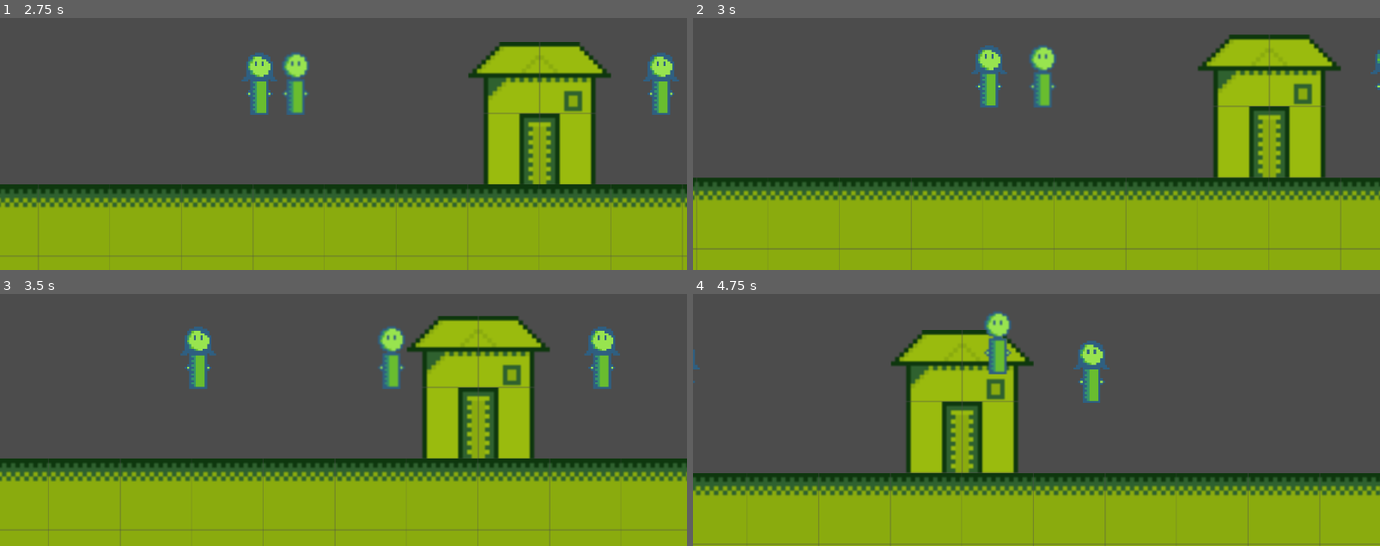
Above: before the commit, frames 1-4 (two rows, left to right).
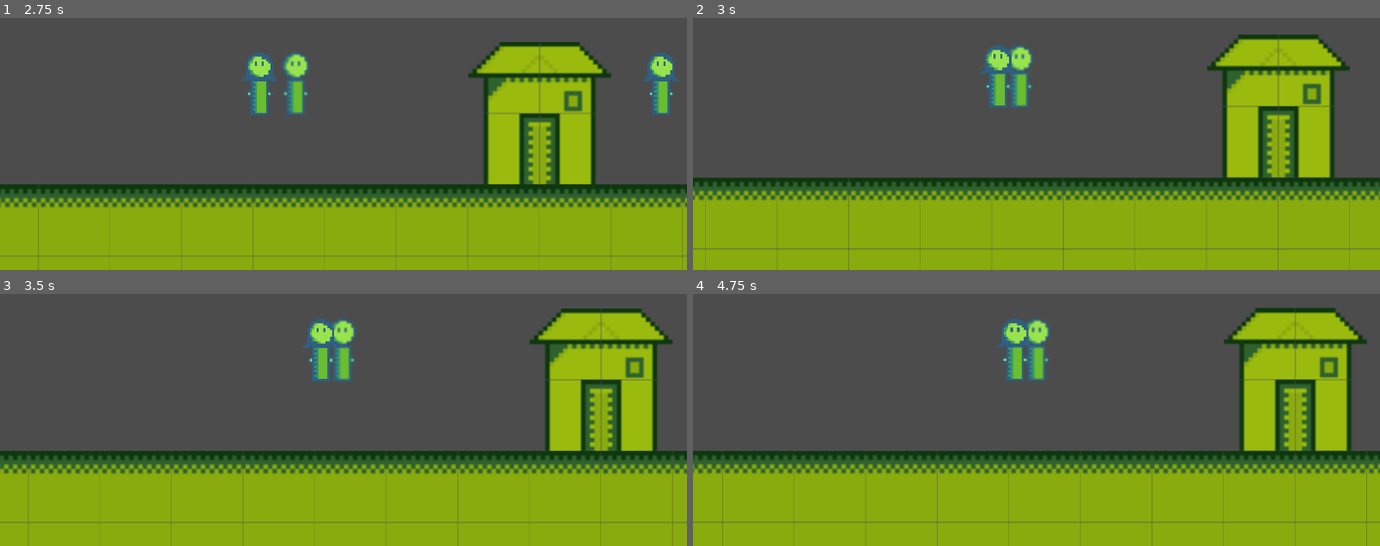
Above: after the commit, the same moments.

Repository: JamesPoole/godot-game
Game: Godot game, scene res://game.tscn
Two runs of this game, one before a commit and one after it. Both use one fixed random seed, a clock stepped at 60 frames per second and the inputs below.
Inputs:
- Up to frame 1 (2.75 s): hold Right (ui_right) 0.53-2.03 s; tap E (interact) at 0.6, 1.55, 2.1 s; tap Up (ui_up) at 0.77, 0.8, 1.07, 1.35, 1.52, 1.82, 2.3 s; hold Left (ui_left) from 2.03 s (still down)
- Up to frame 2 (3 s): release Left (ui_left) at 2.78 s; hold Right (ui_right) from 2.78 s (still down); tap E (interact) at 2.85 s
- Up to frame 3 (3.5 s): keep holding Right (ui_right); tap Up (ui_up) at 3.02, 3.32 s
- Up to frame 4 (4.75 s): tap Up (ui_up) at 3.6, 3.77, 4.07, 4.52 s; release Right (ui_right) at 4.28 s; hold Left (ui_left) from 4.28 s (still down); tap E (interact) at 4.35 s

Frame 1 is identical in both runs. In frame 2, 7.1% of the frame differs, in the area x 0-100%, y 6-100%; in frame 3, 31%; in frame 4, 36%, in the area x 0-100%, y 5-100%.
Error before the commit: Attempt to call function 'enter_dialog' in base 'null instance' on a null instance. (res://Characters/Hero/Hero.gd:36)

Commit message:
integrate the dialog parser into hero

Diff:
--- a/Characters/Hero/Hero.gd
+++ b/Characters/Hero/Hero.gd
@@ -1,9 +1,17 @@
 extends "res://Characters/Character.gd"
+const CHAPTER_ONE = "res://Narrative/ChapterOne.json"
 
 var can_interact = false
+var can_move = true
 var interactable_name = null
 
+var in_dialog = false
+var current_dialog = null
+var current_dialog_pos = 0
+var current_content = null
+
 func _ready():
+	current_content = load_narrative(CHAPTER_ONE)
 	var hero = get_node(".")
 	var interactables = get_tree().get_nodes_in_group("Interactable")
 	for i in range(interactables.size()):
@@ -16,25 +24,74 @@
 #warning-ignore:unused_argument
 func _physics_process(delta):
 	#basic movement
-	if Input.is_action_pressed("ui_right"):
-		motion.x += ACCEL
-		motion.x = min(motion.x, MAX_SPEED)
-	elif Input.is_action_pressed("ui_left"):
-		motion.x -= ACCEL
-		motion.x = max(motion.x, -MAX_SPEED)
-	else:
-		motion.x = lerp(motion.x, 0, 0.2)
-	if is_on_floor():
-		if Input.is_action_just_pressed("ui_up"):
-			motion.y = JUMP_HEIGHT
+	if can_move:
+		if Input.is_action_pressed("ui_right"):
+			motion.x += ACCEL
+			motion.x = min(motion.x, MAX_SPEED)
+		elif Input.is_action_pressed("ui_left"):
+			motion.x -= ACCEL
+			motion.x = max(motion.x, -MAX_SPEED)
+		else:
+			motion.x = lerp(motion.x, 0, 0.2)
+		if is_on_floor():
+			if Input.is_action_just_pressed("ui_up"):
+				motion.y = JUMP_HEIGHT
+	elif !can_move:
+		motion.x = 0
+		motion.y = 0
 
 	if can_interact == true:
 		interaction()
 
 func interaction():
 		if Input.is_action_just_pressed("interact"):
-			get_node("Scripts/dialog_parser").enter_dialog('Doctor')
-			print('hi ' + interactable_name)
+			#if we are not already talking, start dialog
+			if (in_dialog == false):
+				enter_dialog('Doctor')
+			#if we are already talking, continue the dialog
+			elif (in_dialog == true):
+				display_dialog_entry(current_dialog_pos+2)
+
+func load_narrative(jsonFile):
+	var file = File.new()
+	file.open(jsonFile, File.READ)
+	var json_content = JSON.parse(file.get_as_text())
+	file.close()
+	return json_content.result
+
+func enter_dialog(dialog_tag):
+	var dialog_file = current_content
+	in_dialog = true
+	can_move = false
+	current_dialog = dialog_tag
+	var dialog_section = dialog_file.root[2][dialog_tag]
+
+	#find the position where the dialog starts (denoted by a ^ symbol)
+	var pos = 0
+	for item in dialog_section:
+		if str(item)[0] == "^":
+			current_dialog_pos = pos
+			break
+		pos = pos+1
+
+	current_dialog = dialog_section
+	#show first dialog entry
+	display_dialog_entry(0)
+
+func display_dialog_entry(position):
+	#check the next pos to see if it is finished
+	var next_pos = position+2
+
+	#check if next position is available
+	if current_dialog[position][0] == "^":
+		current_dialog_pos = position
+		print(current_dialog[position])
+	#if done, reset all globals
+	if current_dialog[next_pos] == "done":
+		current_dialog = null
+		current_dialog_pos = 0
+		in_dialog = false
+		can_move = true
 
 #on colliding with another interactable, allow interactions
 func _on_Area2D_area_entered(area):
--- a/Scripts/dialog_parser.gd
+++ b/Scripts/dialog_parser.gd
@@ -8,6 +8,7 @@
 # Called when the node enters the scene tree for the first time.
 func _ready():
 	chapter_one_content = load_narrative(CHAPTER_ONE)
+	print('here yay')
 	#enter_dialog(chapter_one_content, 'Doctor')
 
 # Called every frame. 'delta' is the elapsed time since the previous frame.
